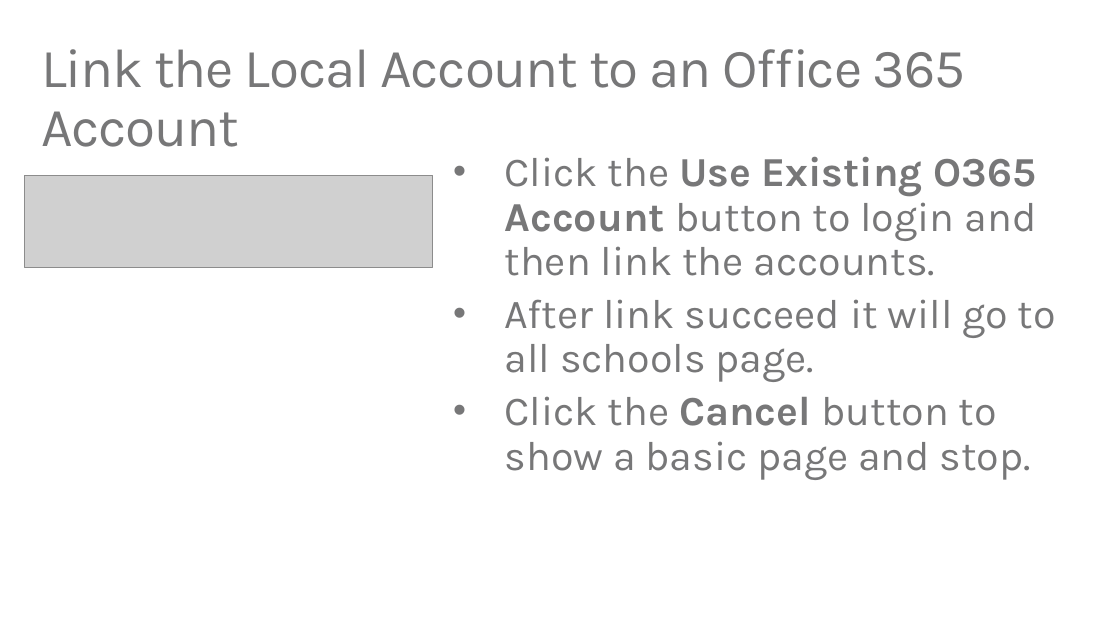
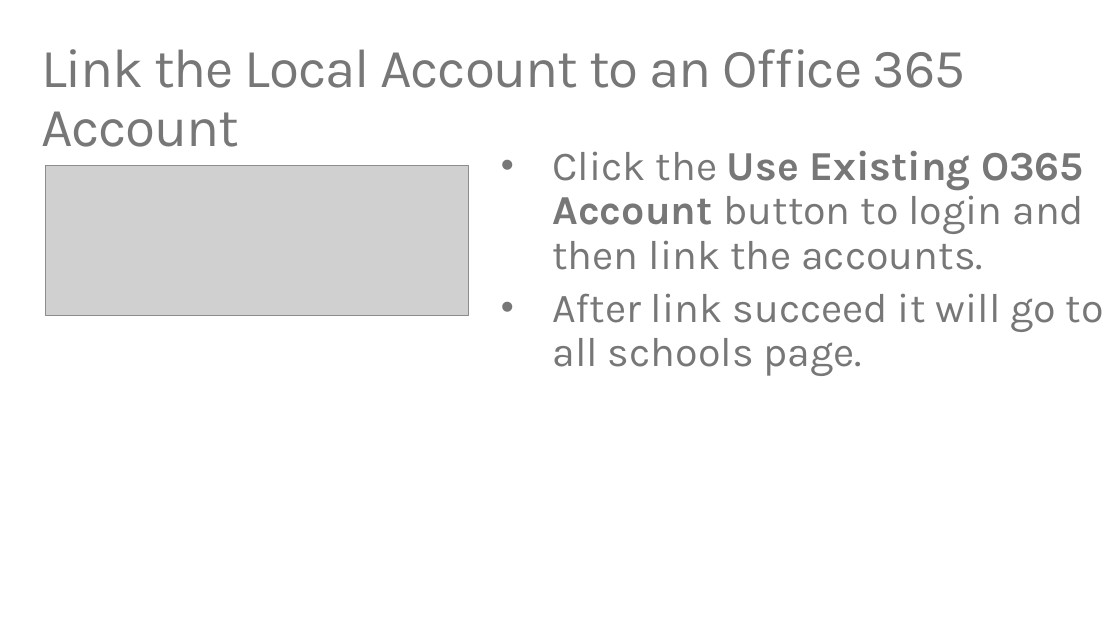
Before and after one commit to TylerLu/EDUGraphAPI-Angular, a slide deck: slide 19 of EDU GRAPH-API Demo Script.pptx (slide 18 before the commit). Drawn at 1120x630 pixels with LibreOffice and Linux fonts; fonts in the diff are those of the drawing; grey boxes stand for pictures. Boxes give left, top, right and bottom in pixels: in the first picture for what was removed or moved away, otherwise in the second. Text is boxed around its words. In the diff, an @@ line names an element or a change of style, - is before the commit and + after.

```diff
--- a/EDU GRAPH-API Demo Script.pptx
+++ b/EDU GRAPH-API Demo Script.pptx
@@ picture: place and size @@
-picture at bbox=[25, 175, 433, 268]
+picture at bbox=[45, 166, 468, 315]
@@ text "Click the Use Existing O365 ...": place and size @@
-text "Click the Use Existing O365 ..." at bbox=[505, 157, 1056, 480]
+text "Click the Use Existing O365 ..." at bbox=[552, 151, 1104, 376]
@@ text at bbox=[505, 396, 1031, 480]: paragraph removed @@
-• Click the Cancel button to show a basic page and stop.
```
Also in this commit, not shown: 21 other slides changed, 3 slides added, 4 other files.
